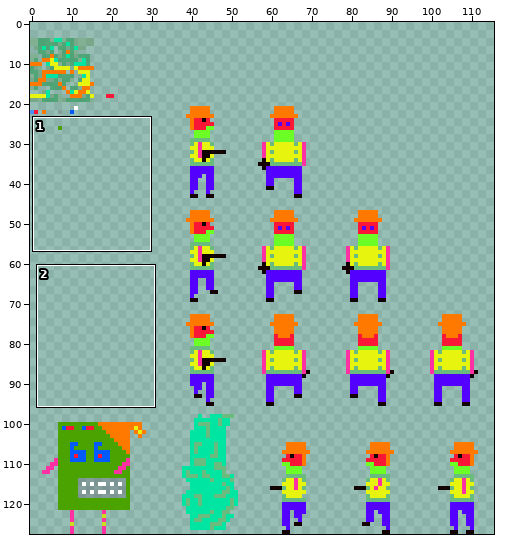
Two versions of one sprite sheet, Assets/RagePixelAssets/spritesheet_1.png. The picture above shows the old version from afar; the outline marks the close-up.
Close-up. Before the edit:
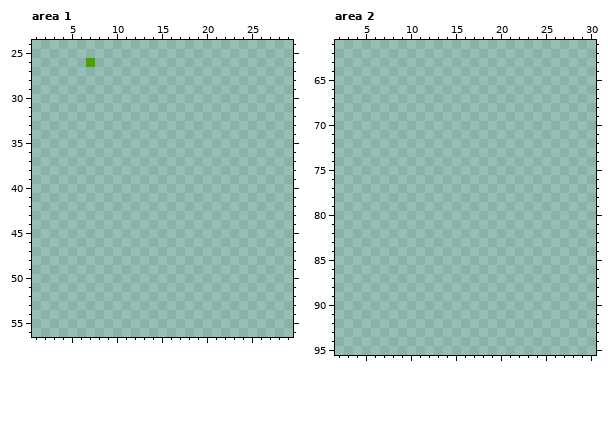
The file is 128x128 pixels. Shown: area 1: x 1..29, y 24..56; area 2: x 2..30, y 61..95. The old version is drawn lined up with the new one. The wide view leaves out empty margins. The commit also changed other parts of the picture, which this record leaves out.
Once edited:
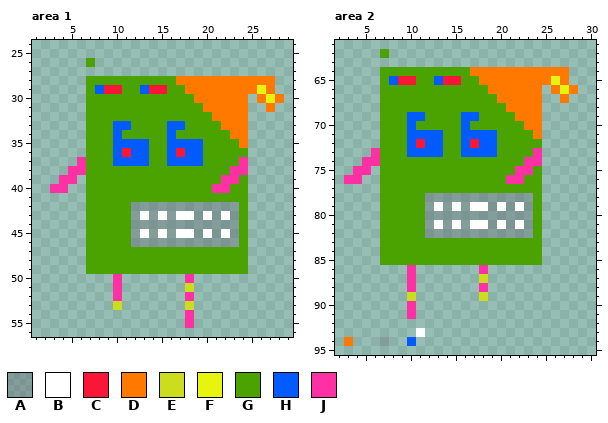
Palette (. is transparent): A #5e626958  B #ffffff  C #f91637  D #ff7900  E #cbdd1c  F #e7f40e  G #4aa301  H #025bff  J #ff30a4
The exact change:
drawings rearranged on the sheet (the old picture shows each at its new place)
Area 1:
y 28: x 7..27 ..................... -> GGGGGGGGGGDDDDDDDDDDD
y 29: x 7..27 ..................... -> GHCCGGHCCGGDDDDDDDDFD
y 30: x 7..24 .................. -> GGGGGGGGGGGGDDDDDD; x 26..28 ... -> DFD
y 31: x 7..24 .................. -> GGGGGGGGGGGGGDDDDD; x 27 . -> D
y 32: x 7..24 .................. -> GGGGGGGGGGGGGGDDDD
y 33: x 7..24 .................. -> GGGHHGGGGHHGGGGDDD
y 34: x 7..24 .................. -> GGGHGGGGGHGGGGGGDD
y 35: x 7..24 .................. -> GGGHHHHGGHHHHGGGGD
y 36: x 7..24 .................. -> GGGHCHHGGHCHHGGGGG
y 37: x 6..24 ................... -> JGGGHHHHGGHHHHGGGGJ
y 38: x 5..24 .................... -> JJGGGGGGGGGGGGGGGGJJ
y 39: x 4..5 .. -> JJ; x 7..24 .................. -> GGGGGGGGGGGGGGGJJG
y 40: x 3..4 .. -> JJ; x 7..24 .................. -> GGGGGGGGGGGGGGJJGG
y 41: x 7..24 .................. -> GGGGGGGGGGGGGGGGGG
y 42: x 7..24 .................. -> GGGGGAAAAAAAAAAAAG
y 43: x 7..24 .................. -> GGGGGABABABBABABAG
y 44: x 7..24 .................. -> GGGGGAAAAAAAAAAAAG
y 45: x 7..24 .................. -> GGGGGABABABBABABAG
y 46: x 7..24 .................. -> GGGGGAAAAAAAAAAAAG
y 47..49: x 7..24 .................. -> GGGGGGGGGGGGGGGGGG
y 50: x 10 . -> J; x 18 . -> J
y 51: x 10 . -> J; x 18 . -> E
y 52: x 10 . -> J; x 18 . -> J
y 53: x 10 . -> E; x 18 . -> E
y 54..55: x 18 . -> J
Area 2:
y 62: x 7 . -> G
y 64: x 7..27 ..................... -> GGGGGGGGGGDDDDDDDDDDD
y 65: x 7..27 ..................... -> GHCCGGHCCGGDDDDDDDDFD
y 66: x 7..24 .................. -> GGGGGGGGGGGGDDDDDD; x 26..28 ... -> DFD
y 67: x 7..24 .................. -> GGGGGGGGGGGGGDDDDD; x 27 . -> D
y 68: x 7..24 .................. -> GGGGGGGGGGGGGGDDDD
y 69: x 7..24 .................. -> GGGHHGGGGHHGGGGDDD
y 70: x 7..24 .................. -> GGGHGGGGGHGGGGGGDD
y 71: x 7..24 .................. -> GGGHHHHGGHHHHGGGGD
y 72: x 7..24 .................. -> GGGHCHHGGHCHHGGGGG
y 73: x 6..24 ................... -> JGGGHHHHGGHHHHGGGGJ
y 74: x 5..24 .................... -> JJGGGGGGGGGGGGGGGGJJ
y 75: x 4..5 .. -> JJ; x 7..24 .................. -> GGGGGGGGGGGGGGGJJG
y 76: x 3..4 .. -> JJ; x 7..24 .................. -> GGGGGGGGGGGGGGJJGG
y 77: x 7..24 .................. -> GGGGGGGGGGGGGGGGGG
y 78: x 7..24 .................. -> GGGGGAAAAAAAAAAAAG
y 79: x 7..24 .................. -> GGGGGABABABBABABAG
y 80: x 7..24 .................. -> GGGGGAAAAAAAAAAAAG
y 81: x 7..24 .................. -> GGGGGABABABBABABAG
y 82: x 7..24 .................. -> GGGGGAAAAAAAAAAAAG
y 83..85: x 7..24 .................. -> GGGGGGGGGGGGGGGGGG
y 86: x 10 . -> J; x 18 . -> J
y 87: x 10 . -> J; x 18 . -> E
y 88: x 10 . -> J; x 18 . -> J
y 89: x 10 . -> E; x 18 . -> E
y 90..91: x 10 . -> J
y 93: x 11 . -> B
y 94: x 3 . -> D; x 7 . -> A; x 10 . -> H
